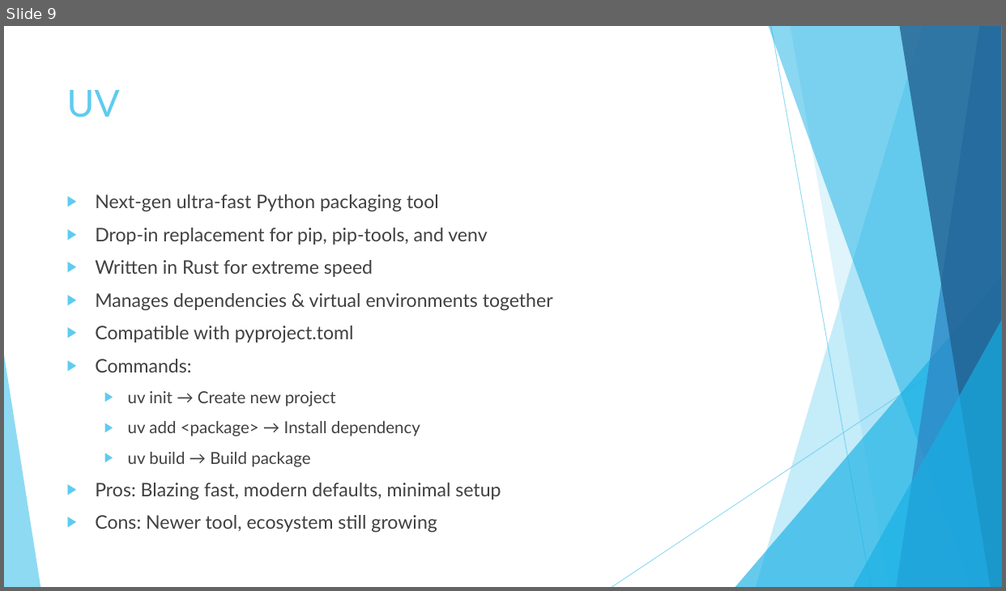
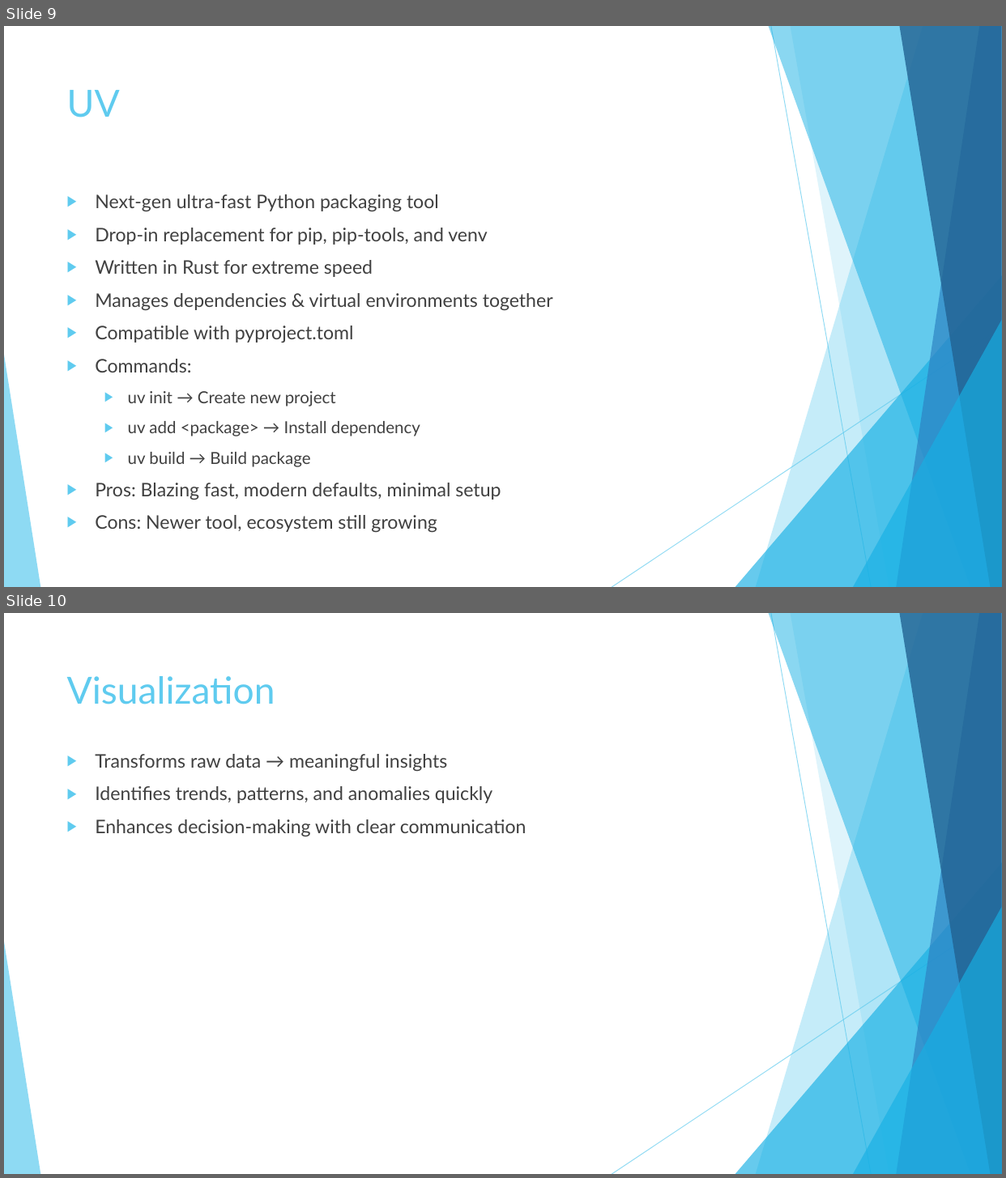
Before and after one commit to mindful-ai/ai-bootcamp-12082025, a slide deck: sapient-ds-master.pptx. Shown one above the other, each under a label of ours: slide 9 before the commit, slides 9 and 10 after it. The pictures are 1006x591 and 1006x1178 pixels, drawn with LibreOffice and Linux fonts; fonts in the diff are those of the drawing. Boxes give left, top, right and bottom in pixels: in the first picture for what was removed or moved away, otherwise in the second. Text is boxed around its words. In the diff, an @@ line names an element or a change of style, - is before the commit and + after.

```diff
--- a/sapient-ds-master.pptx
+++ b/sapient-ds-master.pptx
@@ slide 10 added at [4, 613, 1002, 1174], background #FFFFFF; not listed: 10 template elements that a slide beside it also shows @@
@@ title added at [67, 676, 275, 705], 36 pt, text #5FCBEF @@
+Visualization
@@ text added at [95, 754, 526, 837], 18 pt, text #404040 @@
+▶ Transforms raw data → meaningful insights
+▶ Identifies trends, patterns, and anomalies quickly
+▶ Enhances decision-making with clear communication
```
Also in this commit, not shown: 3 other slides added, 5 other files.
